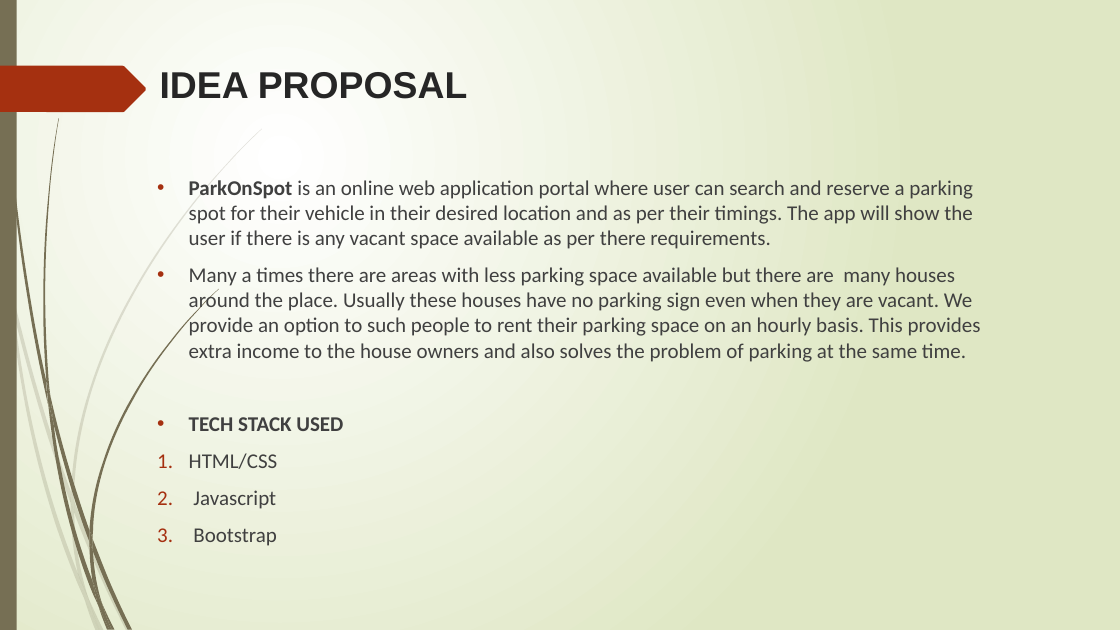
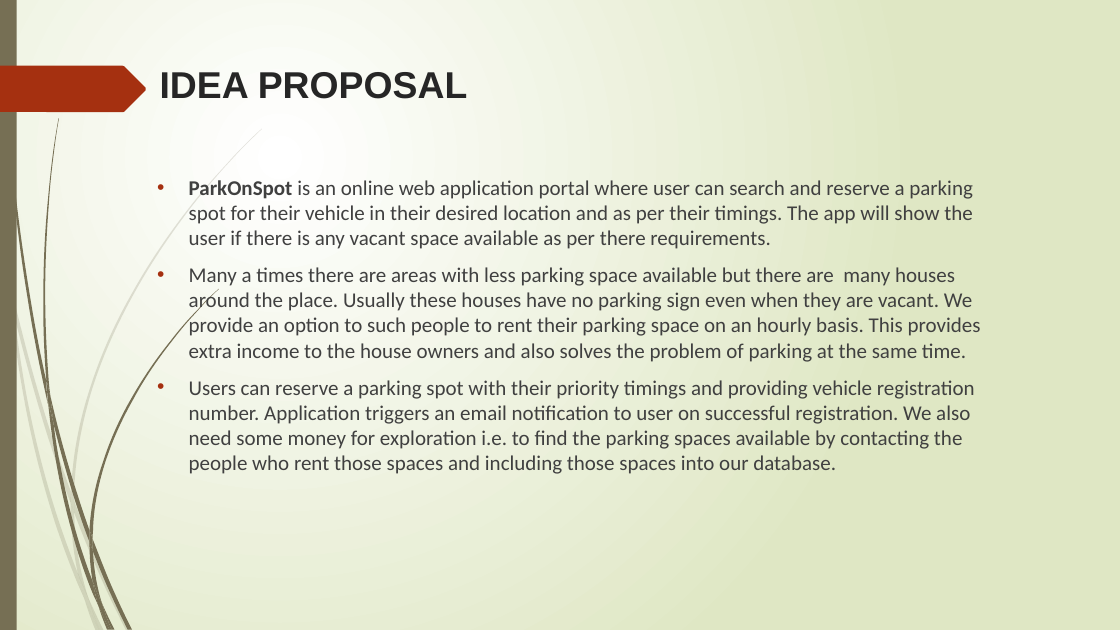
Before and after one commit to chehak123/ParkOnSpot, a slide deck: slide 3 of delhihacks.pptx. Drawn at 1120x630 pixels with LibreOffice and Linux fonts; fonts in the diff are those of the drawing. Boxes give left, top, right and bottom in pixels: in the first picture for what was removed or moved away, otherwise in the second. Text is boxed around its words. In the diff, an @@ line names an element or a change of style, - is before the commit and + after.

Commit message:
added ppt

```diff
--- a/delhihacks.pptx
+++ b/delhihacks.pptx
@@ text at [189, 380, 975, 474]: text changed @@
-• TECH STACK USED
-1. HTML/CSS
-2. Javascript
-3. Bootstrap
+• Users can reserve a parking spot with their priority timings and providing vehicle registration number. Application triggers an email notification to user on successful registration. We also need some money for exploration i.e. to find the parking spaces available by contacting the people who rent those spaces and including those spaces into our database.
```
Also in this commit, not shown: 1 slide added.
